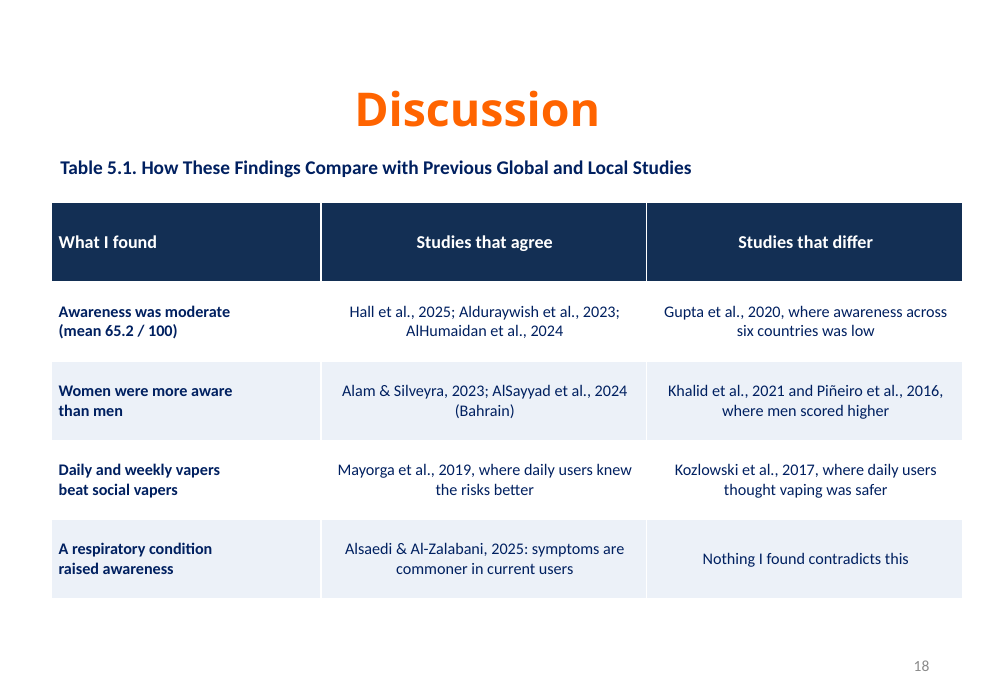
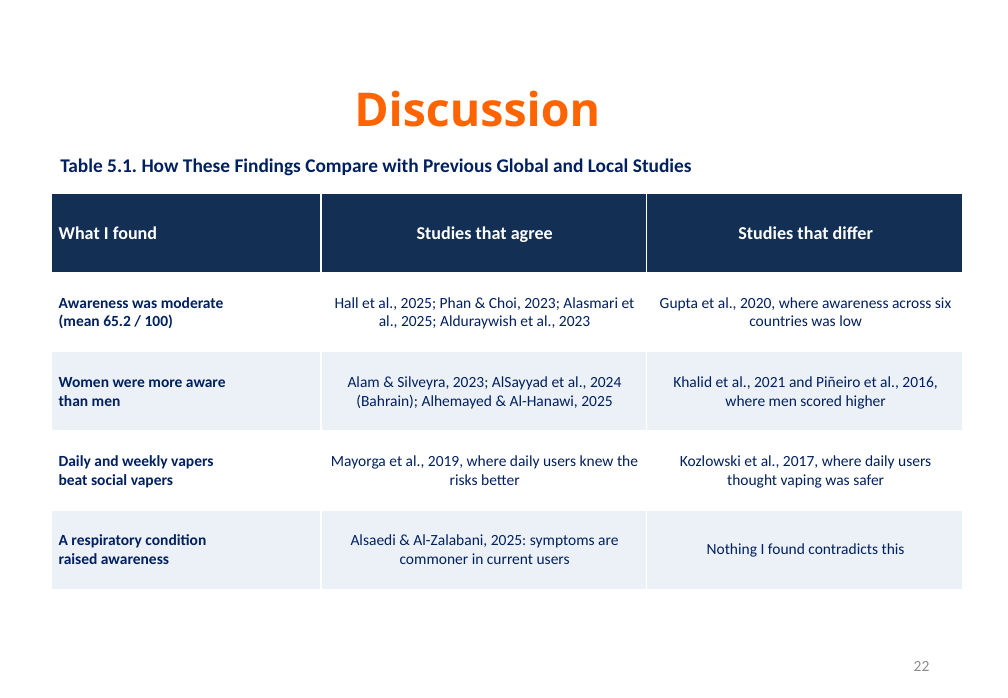
Before and after one commit to alinoshiliabunader-arch/CIPC, a slide deck: slide 22 of output/Basmah_Alanazi_Thesis_Defense.pptx (slide 18 before the commit). Drawn at 1008x698 pixels with LibreOffice and Linux fonts; fonts in the diff are those of the drawing; background and template pictures are left out. Boxes give left, top, right and bottom in pixels: in the first picture for what was removed or moved away, otherwise in the second. Text is boxed around its words. In the diff, an @@ line names an element or a change of style, - is before the commit and + after.

```diff
--- a/output/Basmah_Alanazi_Thesis_Defense.pptx
+++ b/output/Basmah_Alanazi_Thesis_Defense.pptx
@@ table at (51,194,963,589) @@
-row 2, column 2: Hall et al., 2025; Alduraywish et al., 2023; AlHumaidan et al., 2024
+row 2, column 2: Hall et al., 2025; Phan & Choi, 2023; Alasmari et al., 2025; Alduraywish et al., 2023
-row 3, column 2: Alam & Silveyra, 2023; AlSayyad et al., 2024 (Bahrain)
+row 3, column 2: Alam & Silveyra, 2023; AlSayyad et al., 2024 (Bahrain); Alhemayed & Al-Hanawi, 2025
@@ size 12.5 to 12 pt in "Awareness was moderate (mean 65.2 / 100)", "Gupta et al., 2020, where awareness across ...", "Women were more aware than men", "Khalid et al., 2021 and Piñeiro et ..." and 6 more places @@
@@ table: place and size @@
-table at (51,203,963,598)
+table at (51,194,963,589)
@@ page number at (914,661,930,671): text changed @@
-18
+22
```
Also in this commit, not shown: 7 other slides changed, 7 slides added, 1 slide removed.
